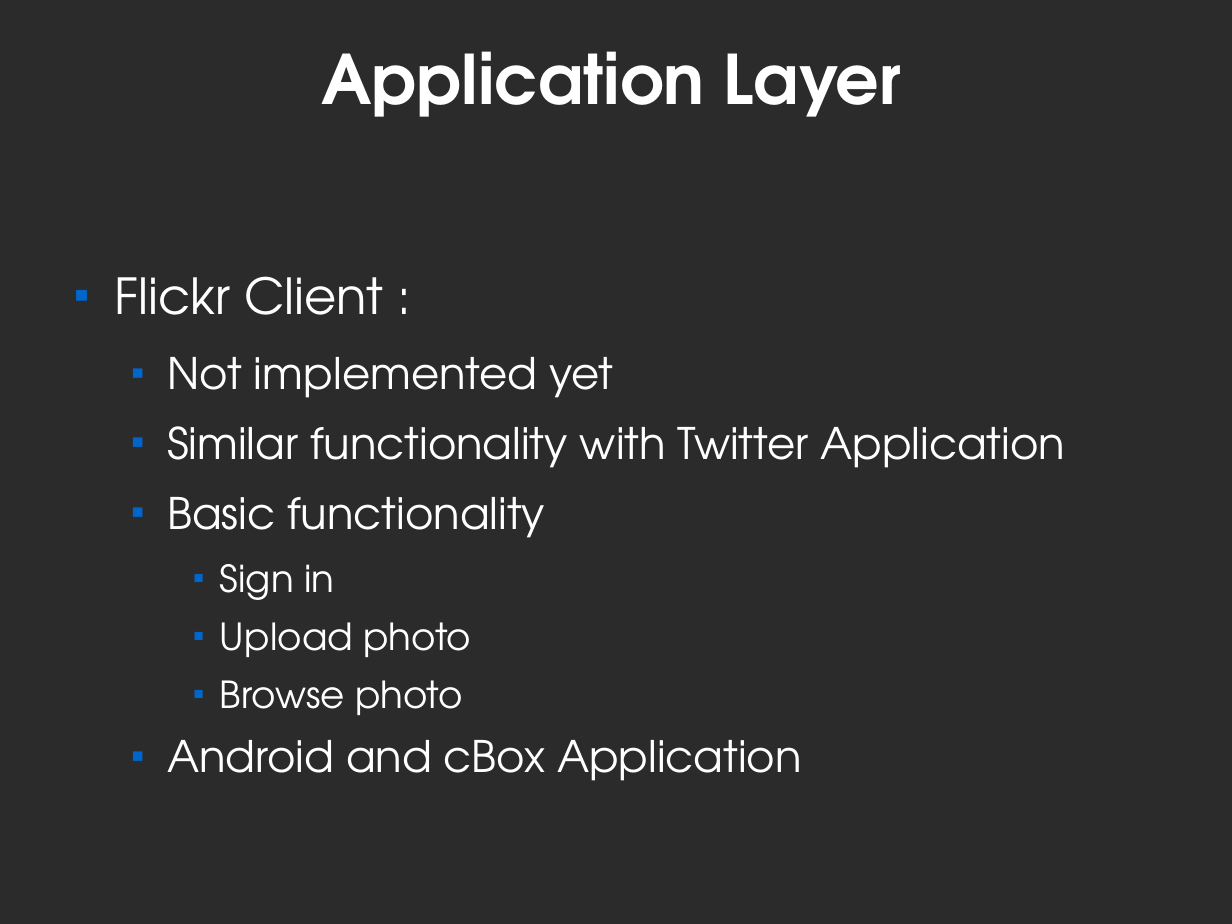
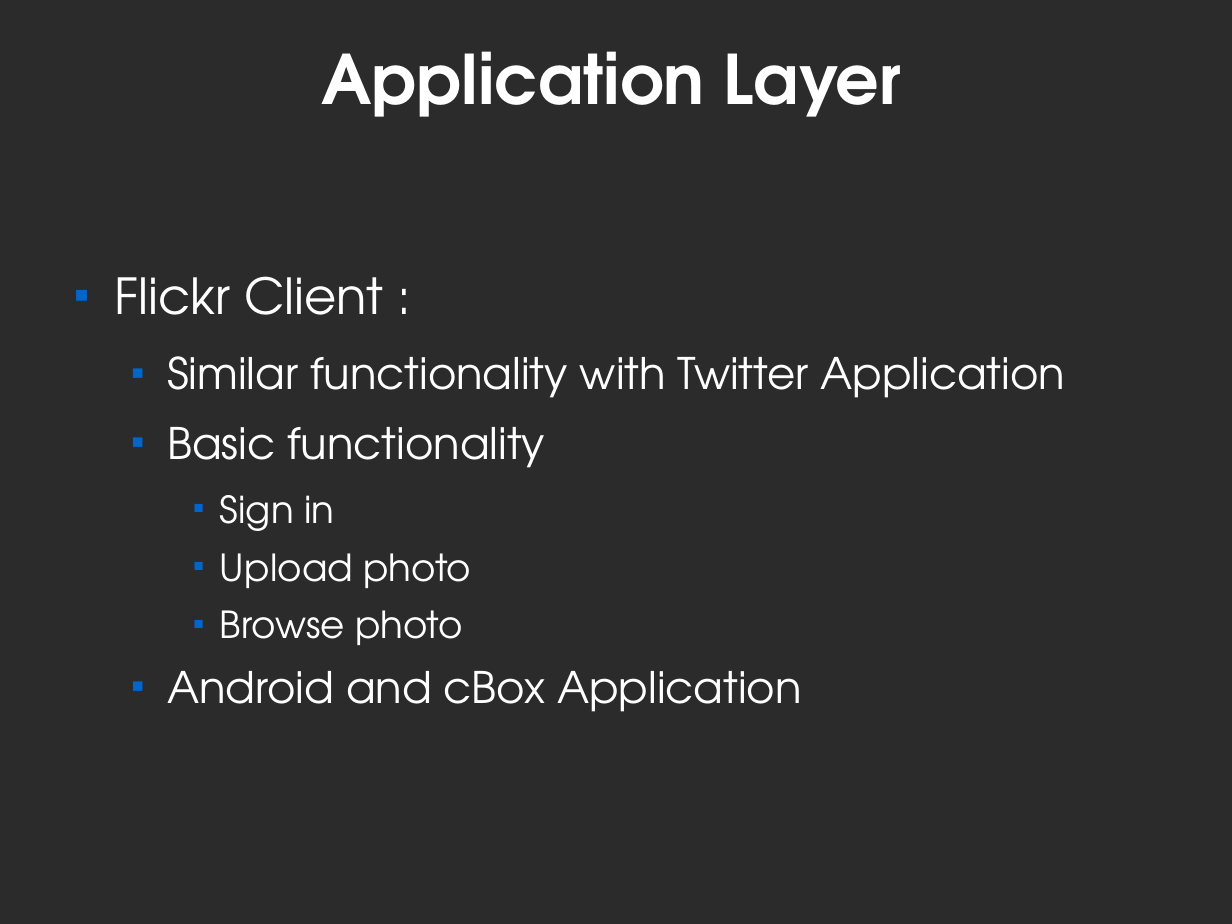
Before and after one commit to CEID-DS/cbox, a slide deck: slide 10 of doc/fosscomm/fosscomm_finalv1.odp (slide 9 before the commit). Drawn at 1232x924 pixels with LibreOffice and Linux fonts; fonts in the diff are those of the drawing; background and template pictures are left out; a plain dark background stands for a picture behind light text. Boxes give left, top, right and bottom in pixels: in the first picture for what was removed or moved away, otherwise in the second. Text is boxed around its words. In the diff, an @@ line names an element or a change of style, - is before the commit and + after.

```diff
--- a/doc/fosscomm/fosscomm_finalv1.odp
+++ b/doc/fosscomm/fosscomm_finalv1.odp
@@ text at <box>167,357,613,398</box>: paragraph removed @@
-  ■ Not implemented yet
```
Also in this commit, not shown: 2 other slides changed, 2 slides added.
